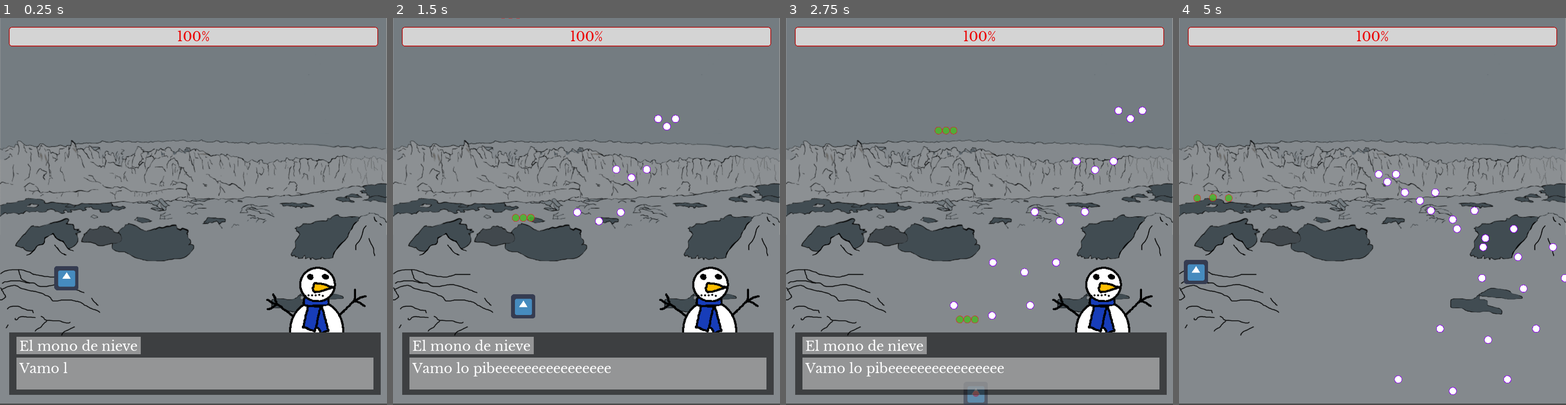
Above: before the commit, frames 1-4 (left to right).
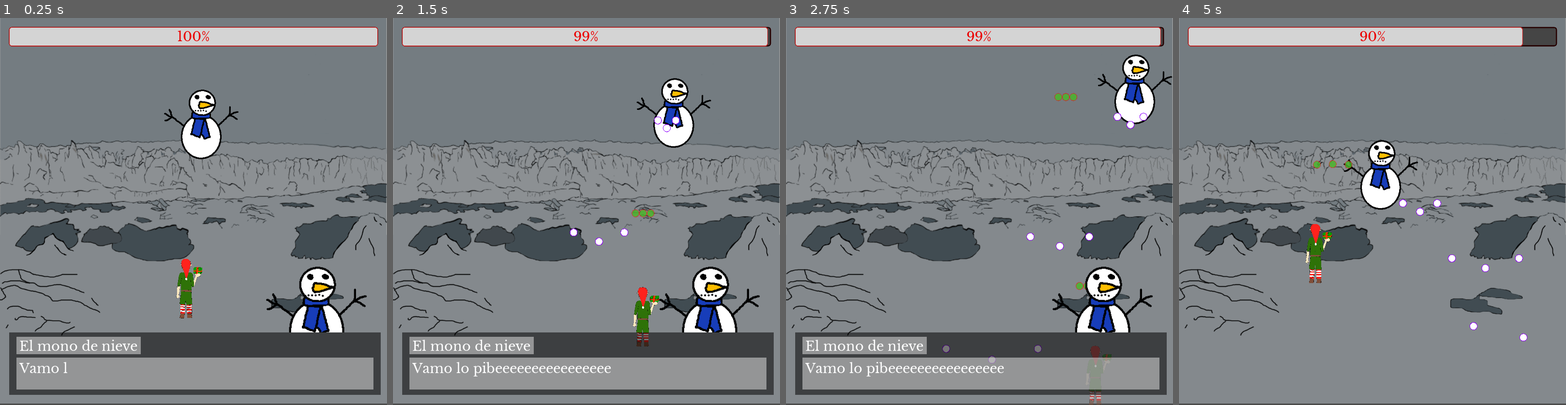
Above: after the commit, the same moments.

Repository: NicoJGutierrez/SmolElfBulletHell
Game: Godot game, scene res://scenes/TestScene.tscn
Same seed, same stepped clock (60 frames per second), same inputs: the game is played once before the commit and once after it. The engine's default icon, where the game draws it, is replaced by a stand-in: a white triangle on a blue panel in a dark square.
Inputs (mouse positions are in pixels of both pictures, inside the frame that each line leads up to):
- Up to frame 1 (0.25 s): no input
- Up to frame 2 (1.5 s): move the mouse to (671, 192) at 0.52 s; hold D (right) 0.53-1.28 s; hold Shift (run) 0.53-1.28 s; click (671, 192) at 0.67 s; move the mouse to (509, 230) at 1.27 s; hold S (down) from 1.28 s (still down); tap Shift (run) at 1.35 s
- Up to frame 3 (2.75 s): move the mouse to (1018, 126) at 2.02 s; release S (down) at 2.03 s; hold D (right) from 2.03 s (still down); hold Shift (run) from 2.03 s (still down)
- Up to frame 4 (5 s): move the mouse to (1353, 288) at 2.77 s; release D (right) at 2.78 s; release Shift (run) at 2.78 s; hold W (up) 2.78-3.53 s; tap Shift (run) at 2.85, 4.35 s; click (1353, 288) at 2.92 s; move the mouse to (1488, 269) at 3.52 s; hold Shift (run) 3.53-4.28 s; hold A (left) from 3.53 s (still down); move the mouse to (1256, 153) at 4.27 s

The runs differ from the first frame. In frame 1, 2.3% of the frame differs, in the area x 14-62%, y 18-78%; in frame 2, 2.9%; in frame 3, 2.8%; in frame 4, 4.0%, in the area x 1-100%, y 2-98%.

Commit message:
feat: trini elf + snowgun shoot

Diff:
--- a/objects/Boss.gd
+++ b/objects/Boss.gd
@@ -11,6 +11,8 @@
 
 export var rate_of_fire = 2.5
 var reload_time = 1/rate_of_fire
+export var clip_size = 7
+var bullets = clip_size
 
 export var giracion = 5
 var angulos_sumados = 360/giracion
@@ -34,12 +36,22 @@
 	if reload_time <= 0:
 		reload_time = 1/rate_of_fire
 		if fase == 1:
-			$Shooter.shoot_to_tree(200, 6, bullet_scene, 80, Vector2(20,-20))
-			$Shooter.shoot_to_tree(200, 6, bullet_scene, 90)
-			$Shooter.shoot_to_tree(200, 6, bullet_scene, 100, Vector2(-20, -20))
+			$Shooter.shoot_to_tree(250, 6, bullet_scene, 80, Vector2(20,-20))
+			$Shooter.shoot_to_tree(250, 6, bullet_scene, 90)
+			$Shooter.shoot_to_tree(250, 6, bullet_scene, 100, Vector2(-20, -20))
 
 		if fase == 2:
-			pass
+			if bullets > 0:
+				bullets -= 1
+				$Rotator1/Shooter.shoot_to_tree(400, 6, bullet_scene, $Rotator1.rotation_degrees)
+			elif bullets == 0:
+				bullets = -1
+				angulo = 0
+				while angulo < 360:
+					angulo += angulos_sumados/2
+					$Shooter.shoot_to_tree(200, 6, bullet_scene, angulo)
+			else:
+				bullets = clip_size
 
 		if fase == 3 and not changing_path:
 			angulo = 0
@@ -61,10 +73,10 @@
 	changing_path = false
 
 func toggle_snow_gun():
-	if $Rotator1/Shooter/SnowGun.visible:
-		$Rotator1/Shooter/SnowGun.hide()
+	if $Rotator1/SnowGun.visible:
+		$Rotator1/SnowGun.hide()
 	else:
-		$Rotator1/Shooter/SnowGun.show()
+		$Rotator1/SnowGun.show()
 
 func _on_Hurtbox_body_entered(body):
 	life -= body.damage
--- a/objects/Boss.tscn
+++ b/objects/Boss.tscn
@@ -1,10 +1,11 @@
-[gd_scene load_steps=9 format=2]
+[gd_scene load_steps=10 format=2]
 
 [ext_resource path="res://images/snowman.png" type="Texture" id=1]
 [ext_resource path="res://objects/Boss.gd" type="Script" id=2]
 [ext_resource path="res://objects/Shooter.tscn" type="PackedScene" id=3]
 [ext_resource path="res://objects/Rotator.gd" type="Script" id=4]
 [ext_resource path="res://images/Proyecto nuevo (1).png" type="Texture" id=5]
+[ext_resource path="res://objects/hail_bullet.tscn" type="PackedScene" id=6]
 
 [sub_resource type="CapsuleShape2D" id=3]
 radius = 49.0
@@ -48,12 +49,14 @@
 script = ExtResource( 4 )
 rot_speed = 60
 
-[node name="Shooter" parent="Rotator1" instance=ExtResource( 3 )]
-
-[node name="SnowGun" type="Sprite" parent="Rotator1/Shooter"]
+[node name="SnowGun" type="Sprite" parent="Rotator1"]
 visible = false
 position = Vector2( 35, 0 )
 scale = Vector2( 3, 2 )
 texture = ExtResource( 5 )
 
+[node name="Shooter" parent="Rotator1" instance=ExtResource( 3 )]
+position = Vector2( 105, -3 )
+bullet = ExtResource( 6 )
+
 [connection signal="body_entered" from="Hurtbox" to="." method="_on_Hurtbox_body_entered"]
--- a/objects/Player.gd
+++ b/objects/Player.gd
@@ -34,7 +34,7 @@
 	if Input.is_action_pressed("run"):
 		motion.x = 0.5 * motion.x
 		motion.y = 0.5 * motion.y
-		$AnimatedSprite.modulate.a = 0.6
+		$AnimatedSprite.modulate.a = 0.5
 		angulo = 0
 	else:
 		$AnimatedSprite.modulate.a = 1
--- a/objects/Player.tscn
+++ b/objects/Player.tscn
@@ -1,6 +1,6 @@
 [gd_scene load_steps=10 format=2]
 
-[ext_resource path="res://images/icon.png" type="Texture" id=1]
+[ext_resource path="res://images/TriniElf.png" type="Texture" id=1]
 [ext_resource path="res://objects/Player.gd" type="Script" id=2]
 [ext_resource path="res://objects/Shooter.tscn" type="PackedScene" id=3]
 [ext_resource path="res://objects/PlayerLazer.tscn" type="PackedScene" id=4]
@@ -8,7 +8,7 @@
 [ext_resource path="res://objects/playerbullet.tscn" type="PackedScene" id=6]
 
 [sub_resource type="CircleShape2D" id=4]
-radius = 8.0
+radius = 2.0
 
 [sub_resource type="SpriteFrames" id=2]
 animations = [ {
@@ -19,7 +19,7 @@
 } ]
 
 [sub_resource type="RectangleShape2D" id=3]
-extents = Vector2( 30, 30 )
+extents = Vector2( 23.5, 53 )
 
 [node name="player" type="KinematicBody2D"]
 script = ExtResource( 2 )
@@ -30,19 +30,20 @@
 collision_layer = 0
 collision_mask = 4
 
+[node name="HurtboxSprite" type="Sprite" parent="Area2D"]
+scale = Vector2( 0.00666667, 0.00676819 )
+texture = ExtResource( 5 )
+
 [node name="Hurtbox" type="CollisionShape2D" parent="Area2D"]
 shape = SubResource( 4 )
 
-[node name="HurtboxSprite" type="Sprite" parent="Area2D/Hurtbox"]
-modulate = Color( 0.905882, 0, 0, 1 )
-position = Vector2( 0, -2.98023e-07 )
-scale = Vector2( 0.0270727, 0.0270728 )
-texture = ExtResource( 5 )
-
 [node name="AnimatedSprite" type="AnimatedSprite" parent="."]
+position = Vector2( 3.8, 16.7 )
+scale = Vector2( 0.03, 0.03 )
 frames = SubResource( 2 )
 
 [node name="CollisionShape2D" type="CollisionShape2D" parent="."]
+position = Vector2( 5, 16 )
 shape = SubResource( 3 )
 
 [node name="Shooter" parent="." instance=ExtResource( 3 )]
--- a/objects/Rotator.gd
+++ b/objects/Rotator.gd
@@ -7,7 +7,7 @@
 onready var player = get_node("../../../../../Player")
 
 func _process(delta):
-	$Shooter.look_at(player.position)
+	look_at(player.position)
 	if $Shooter.rotation_degrees >= 90 and $Shooter.rotation_degrees <= 90 + 180:
 		if not mirar_izquierda:
 			cambiar_mirada()
--- a/objects/hail_bullet.tscn
+++ b/objects/hail_bullet.tscn
@@ -10,7 +10,7 @@
 roce = 0
 
 [node name="Sprite" type="Sprite" parent="."]
-modulate = Color( 0, 1, 0.882353, 1 )
+modulate = Color( 0.568627, 0, 1, 1 )
 scale = Vector2( 0.16, 0.12 )
 texture = ExtResource( 1 )
 
--- a/objects/playerbullet.tscn
+++ b/objects/playerbullet.tscn
@@ -10,7 +10,7 @@
 collision_mask = 8
 linear_damp = 1.0
 script = ExtResource( 2 )
-damage = 0.15
+damage = 0.4
 
 [node name="WhiteCircle" type="Sprite" parent="."]
 modulate = Color( 1, 0, 0, 0.588235 )
--- a/objects/shooter.gd
+++ b/objects/shooter.gd
@@ -1,9 +1,14 @@
 extends Node2D
 
+export (PackedScene) var bullet
+
 func shoot_to_tree(vel, tiempo_de_vida, objeto, angulo = 0, displacement = Vector2(0,0), curve = 0, roce = 0):
+	if bullet != null:
+		objeto = bullet
 	var bullet = objeto.instance()
 	bullet.position = get_global_position() + displacement
 	bullet.rotation_degrees = rotation_degrees + angulo
+	print(bullet.rotation_degrees)
 	bullet.velocidad_inicial = vel
 	bullet.curve = curve
 	bullet.roce = roce
--- a/scenes/BossLair.gd
+++ b/scenes/BossLair.gd
@@ -86,13 +86,14 @@
 
 func phase_2():
 	boss_change_path()
-	boss.rate_of_fire = 4
+	boss.rate_of_fire = boss.rate_of_fire * 4
 	boss.toggle_snow_gun()
 	boss.fase = 2
 	chatbox.new_dialog("Texto/Dialogo2.json")
 
 func phase_3():
 	boss_change_path()
+	boss.rate_of_fire = boss.rate_of_fire / 2
 	boss.toggle_snow_gun()
 	boss.fase = 3
 
--- a/scenes/TestScene.tscn
+++ b/scenes/TestScene.tscn
@@ -82,7 +82,8 @@
 texture = ExtResource( 11 )
 
 [node name="Player" parent="." instance=ExtResource( 1 )]
-position = Vector2( 176, 688 )
+position = Vector2( 493, 691 )
+scale = Vector2( 1.5, 1.5 )
 rate_of_fire = 4.0
 
 [node name="BossLair" type="Node2D" parent="."]
@@ -91,7 +92,6 @@
 bullet_scene = ExtResource( 10 )
 
 [node name="Path1" type="Path2D" parent="BossLair"]
-visible = false
 curve = SubResource( 3 )
 
 [node name="PathFollow" type="PathFollow2D" parent="BossLair/Path1"]
@@ -104,7 +104,7 @@
 [node name="Boss" parent="BossLair/Path1/PathFollow" instance=ExtResource( 5 )]
 rotation = 0.0128952
 speed = 200
-rate_of_fire = 2.0
+rate_of_fire = 1.0
 
 [node name="Path2" type="Path2D" parent="BossLair"]
 curve = SubResource( 4 )
Binary file added: images/TriniElf.png
Not shown, added: images/TriniElf.png.import
